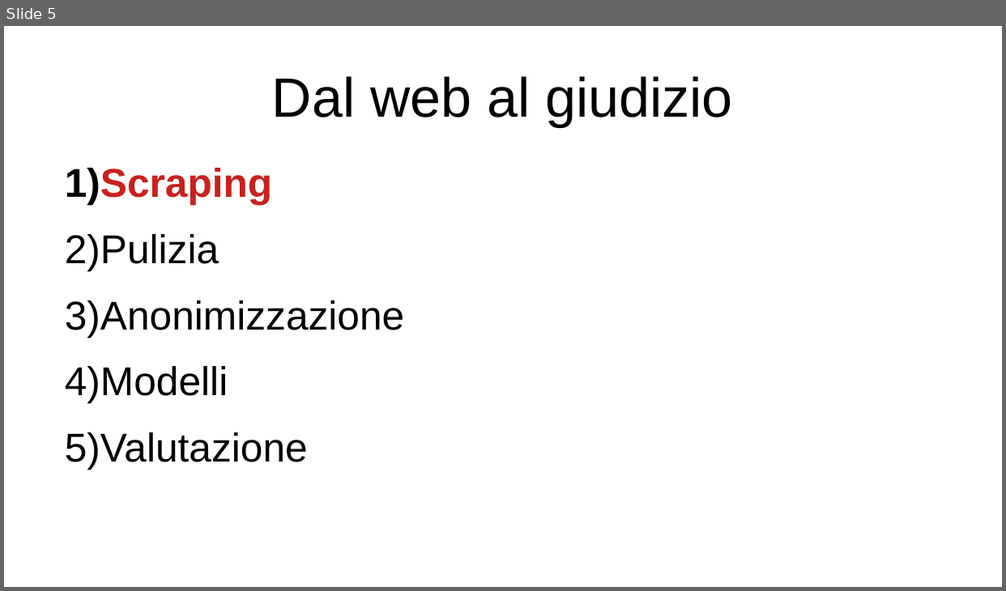
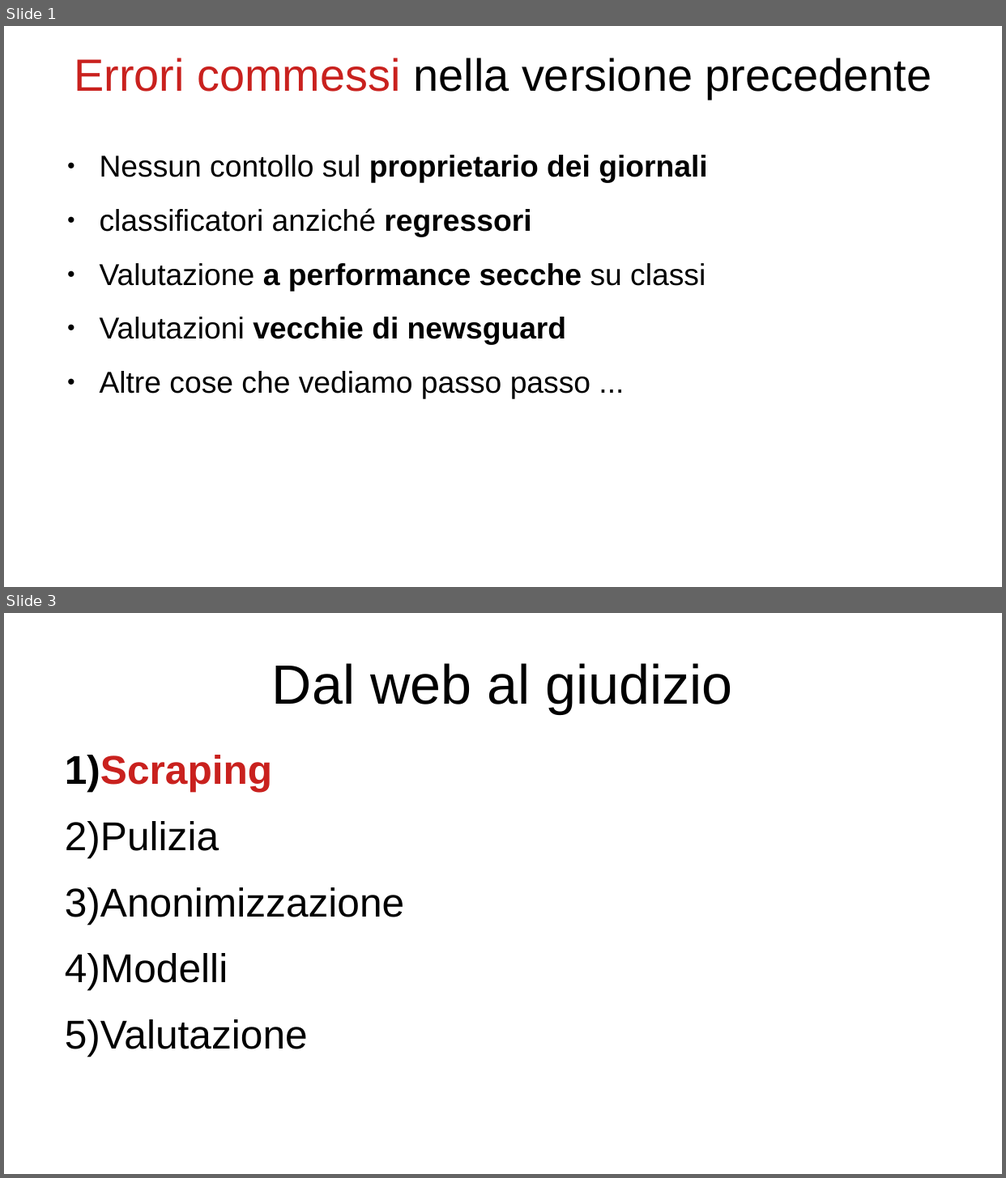
Before and after one commit to bianchi-john/PublisherClassification, a slide deck: Presentazioni/Stato finale/FinalState.odp. Shown one above the other, each under a label of ours: slide 5 before the commit, slides 1 and 3 after it; the slides between them are not shown. The pictures are 1006x591 and 1006x1178 pixels, drawn with LibreOffice and Linux fonts; fonts in the diff are those of the drawing. Boxes give left, top, right and bottom in pixels: in the first picture for what was removed or moved away, otherwise in the second. Text is boxed around its words. In the diff, an @@ line names an element or a change of style, - is before the commit and + after.

```diff
--- a/Presentazioni/Stato finale/FinalState.odp
+++ b/Presentazioni/Stato finale/FinalState.odp
@@ slide 1 added at <box>4,26,1002,587</box>, background #FFFFFF @@
@@ title added at <box>74,58,931,99</box>, 36 pt, text #000000 @@
+Errori commessi nella versione precedente
@@ text added at <box>100,155,707,399</box>, 24 pt, text #000000 @@
+● Nessun contollo sul proprietario dei giornali
+● classificatori anziché regressori
+● Valutazione a performance secche su classi
+● Valutazioni vecchie di newsguard
+● Altre cose che vediamo passo passo ...
@@ what was slide 5 is now slide 3 @@
```
Also in this commit, not shown: 4 slides changed, 1 other slide added, 7 slides removed, 1 other file.
